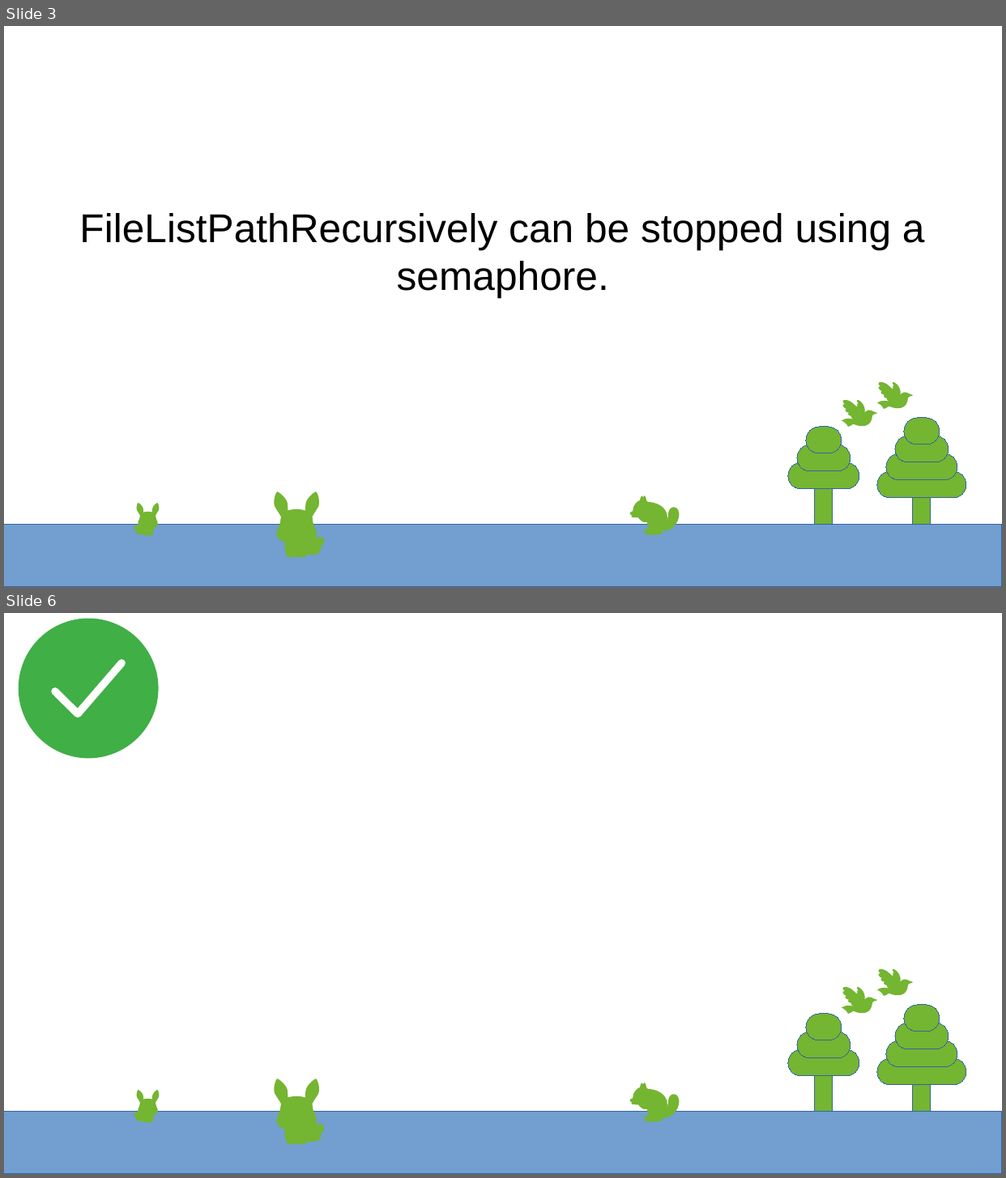
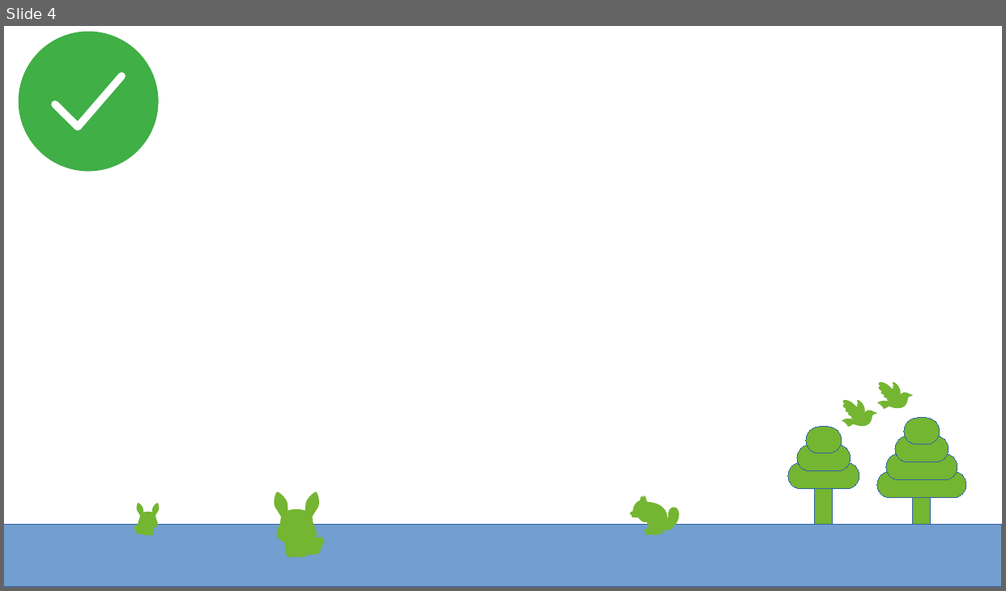
Before and after one commit to g-gualeni/QtNoid2, a slide deck: UserStories/QtNoidApp_UserStories.odp. Shown one above the other, each under a label of ours: slides 3 and 6 before the commit, slide 4 after it; the slides between them are not shown. The pictures are 1006x1178 and 1006x591 pixels, drawn with LibreOffice and Linux fonts; fonts in the diff are those of the drawing. Boxes give left, top, right and bottom in pixels: in the first picture for what was removed or moved away, otherwise in the second. Text is boxed around its words. In the diff, an @@ line names an element or a change of style, - is before the commit and + after.

```diff
--- a/UserStories/QtNoidApp_UserStories.odp
+++ b/UserStories/QtNoidApp_UserStories.odp
@@ slide 3 removed at (4, 26, 1002, 587), background #FFFFFF; not listed: 87 template elements that a slide beside it also shows @@
@@ subtitle removed at (79, 213, 925, 298) @@
-FileListPathRecursively can be stopped using a semaphore.
@@ what was slide 6 is now slide 4 @@
```
Also in this commit, not shown: 1 slide changed, 2 slides added, 3 other slides removed, 14 other files.
